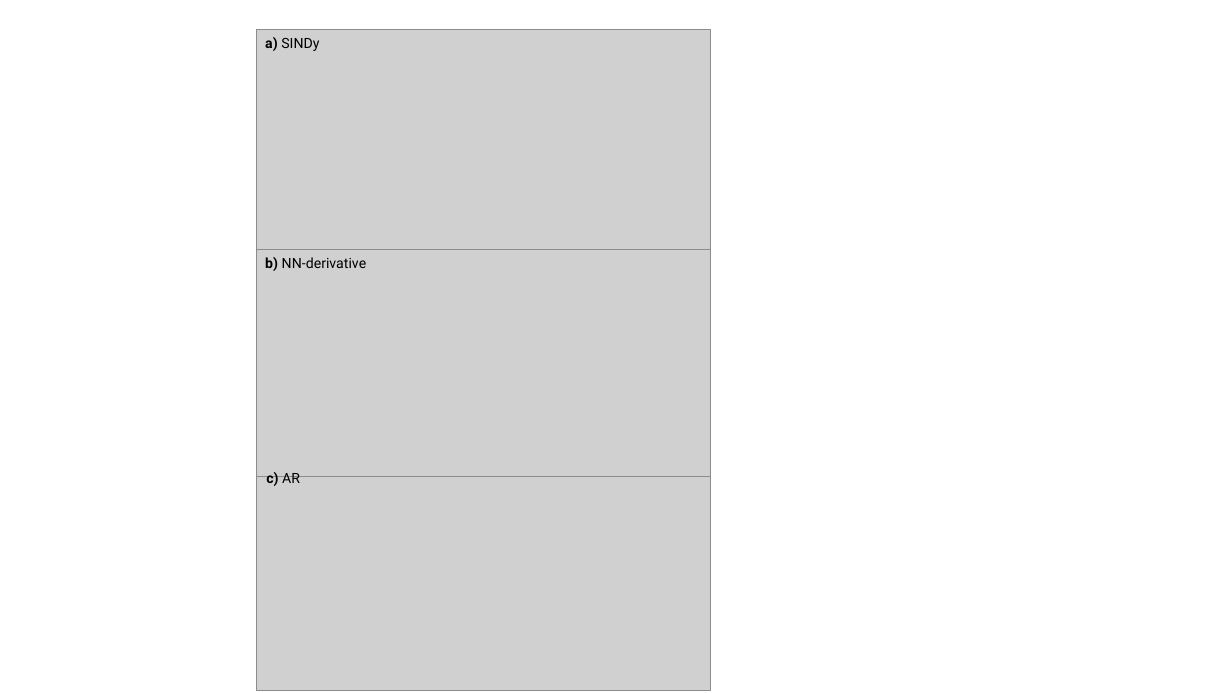
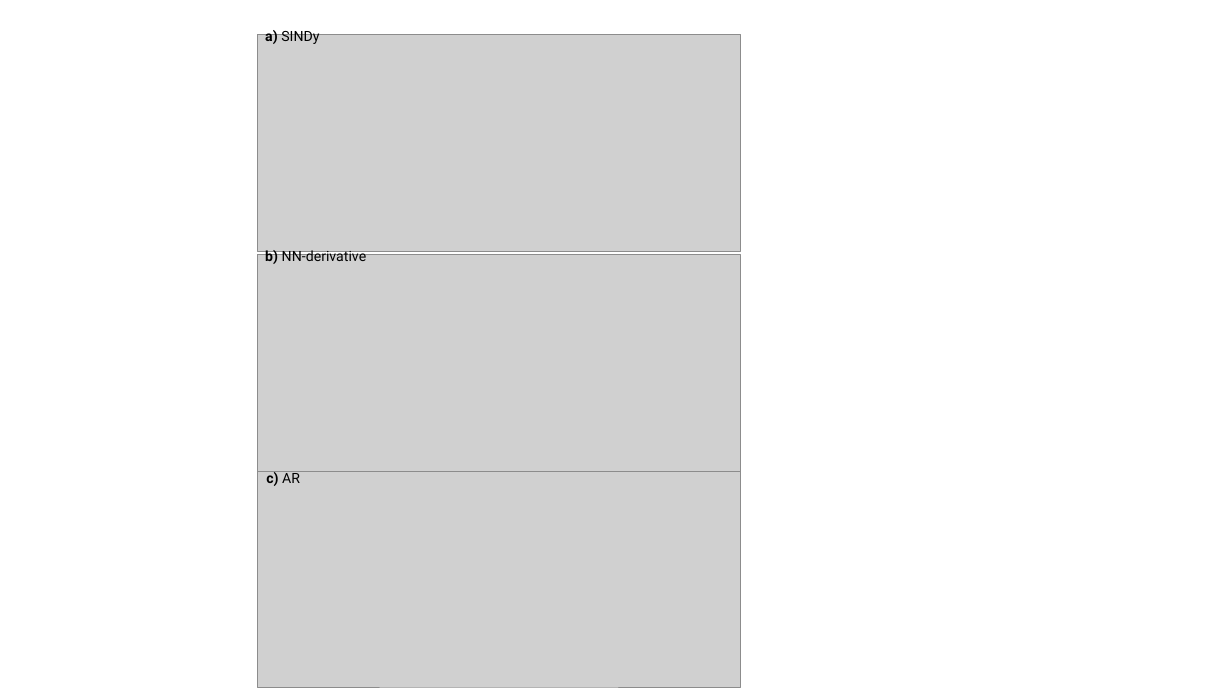
Before and after one commit to LLNL/mphys-surrogate-model, a slide deck: slide 5 of figures/figures.pptx. Drawn at 1232x693 pixels with LibreOffice and Linux fonts; fonts in the diff are those of the drawing; grey boxes stand for pictures. Boxes give left, top, right and bottom in pixels: in the first picture for what was removed or moved away, otherwise in the second. Text is boxed around its words. In the diff, an @@ line names an element or a change of style, - is before the commit and + after.

```diff
--- a/figures/figures.pptx
+++ b/figures/figures.pptx
@@ text "a) SINDy": place and size @@
-text "a) SINDy" at (265, 37, 319, 51)
+text "a) SINDy" at (265, 27, 319, 44)
@@ picture: place and size @@
-picture at (256, 30, 710, 257)
+picture at (257, 35, 741, 251)
@@ text "b) NN-derivative": place and size @@
-text "b) NN-derivative" at (265, 257, 367, 271)
+text "b) NN-derivative" at (265, 250, 367, 264)
@@ picture: place and size @@
-picture at (256, 250, 710, 477)
+picture at (257, 255, 741, 471)
@@ picture: place and size @@
-picture at (256, 464, 710, 691)
+picture at (257, 470, 740, 687)
```
Also in this commit, not shown: 2 other slides changed, 2 other files.
